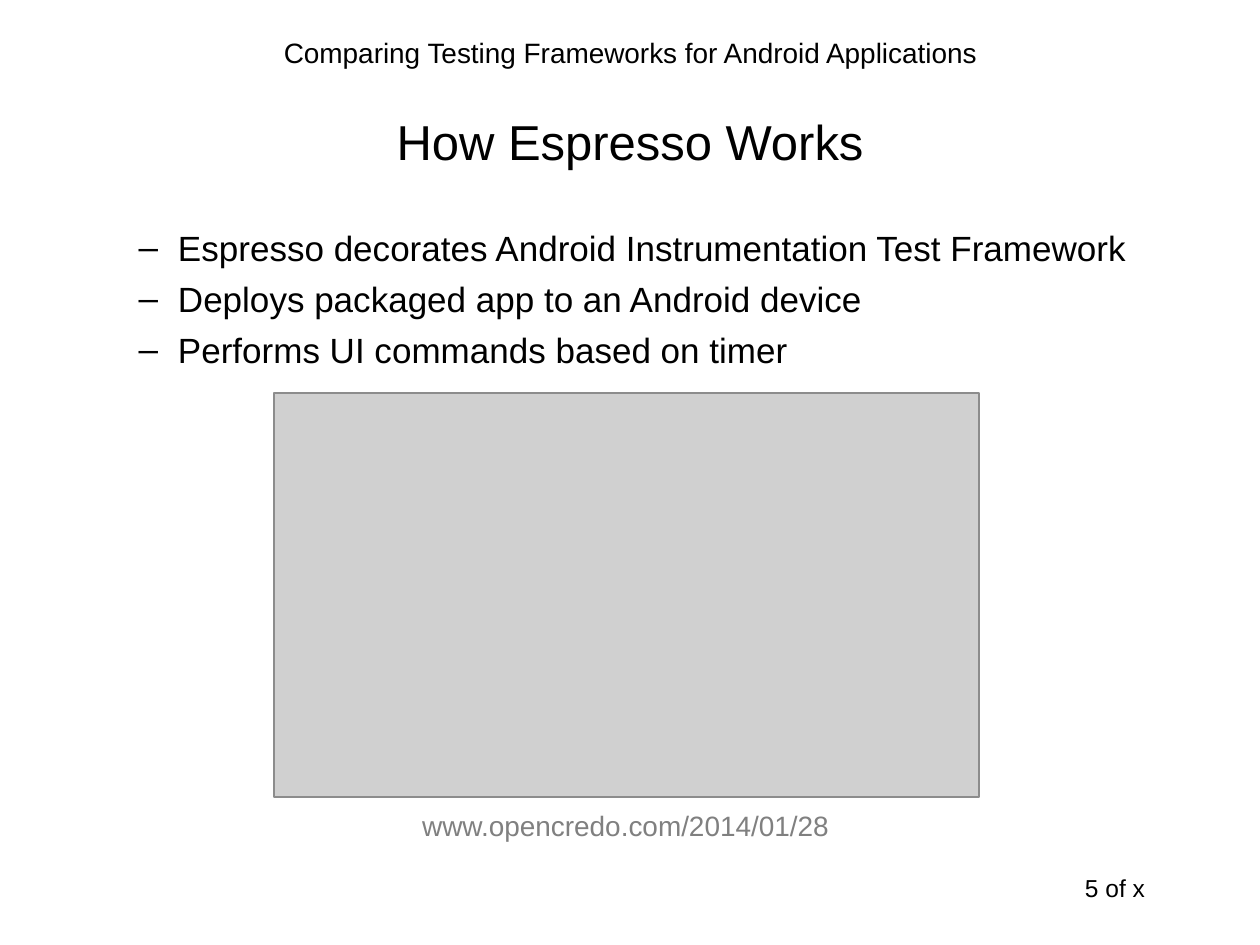
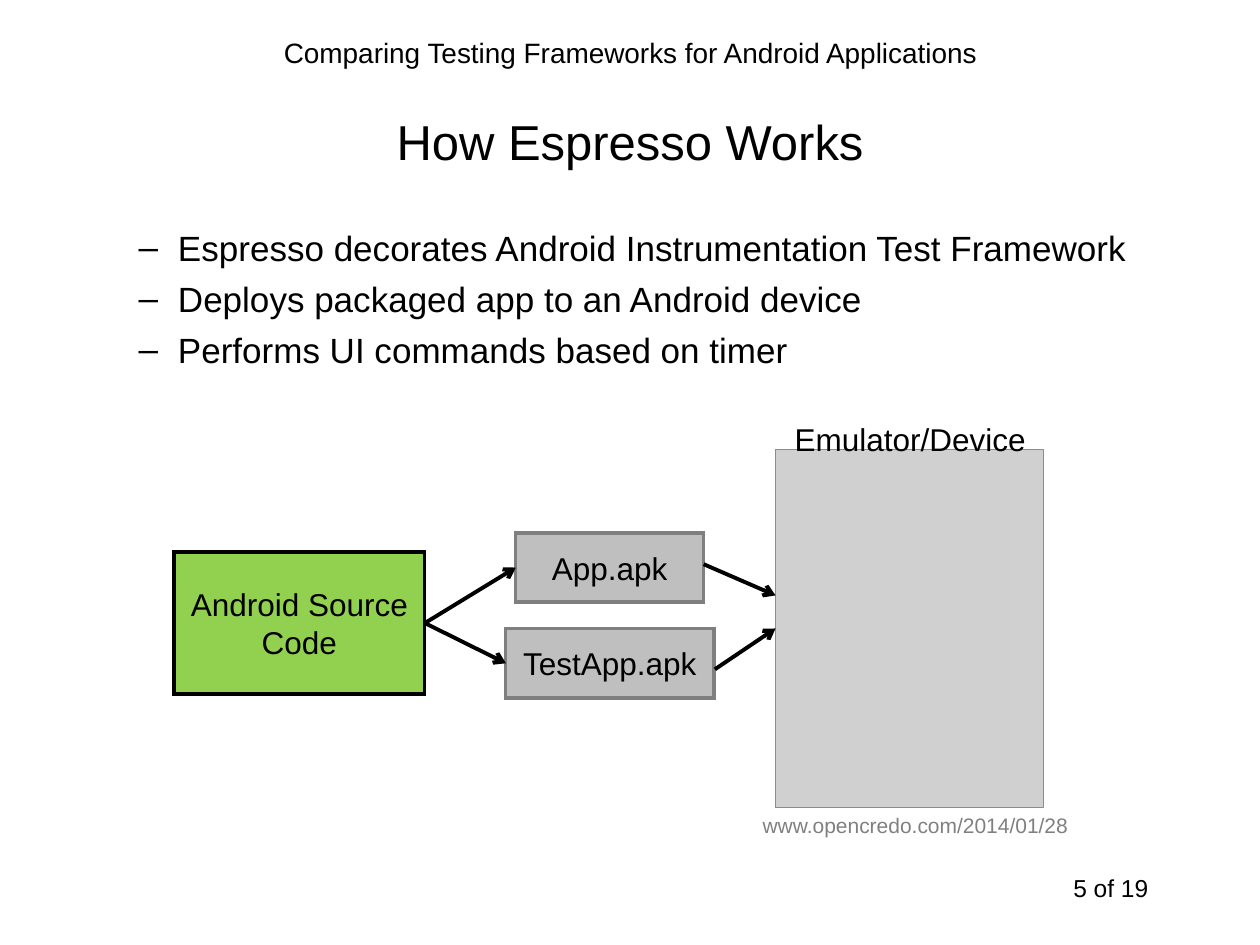
Before and after one commit to sahiljain/tpm, a slide deck: slide 5 of s44jain_tpm.ppt. Drawn at 1260x945 pixels with LibreOffice and Linux fonts; fonts in the diff are those of the drawing; grey boxes stand for pictures. Boxes give left, top, right and bottom in pixels: in the first picture for what was removed or moved away, otherwise in the second. Text is boxed around its words. In the diff, an @@ line names an element or a change of style, - is before the commit and + after.

```diff
--- a/s44jain_tpm.ppt
+++ b/s44jain_tpm.ppt
@@ group added at (174, 428, 1026, 698): 4 arrows, 3 rectangles, 1 text @@
+Android Source Code
+App.apk
+TestApp.apk
+Emulator/Device
@@ picture: place and size @@
-picture at (275, 393, 979, 798)
+picture at (775, 450, 1042, 808)
@@ text "www.opencredo.com/2014/01/28": place and size @@
-text "www.opencredo.com/2014/01/28" at (422, 816, 829, 841)
+text "www.opencredo.com/2014/01/28" at (763, 818, 1068, 838)
@@ text "www.opencredo.com/2014/01/28" at (763, 818, 1068, 838): size 16 to 12 pt @@
@@ page number at (1073, 879, 1148, 898): text changed @@
-5 of x
+5 of 19
```
Also in this commit, not shown: 7 other slides changed.
